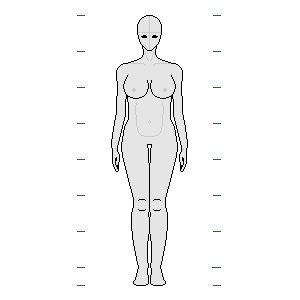
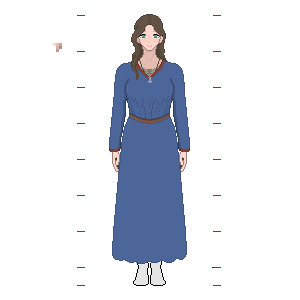
Layered file, before and after one edit (300×300). Changes by layer:
showed "mjolnir" over (139, 58, 160, 83)
showed "it", painted on it over (53, 14, 190, 264)
added layer "Background copy" above "Background" over (109, 15, 190, 264)
hid "Background", painted on it over (109, 15, 190, 264)
